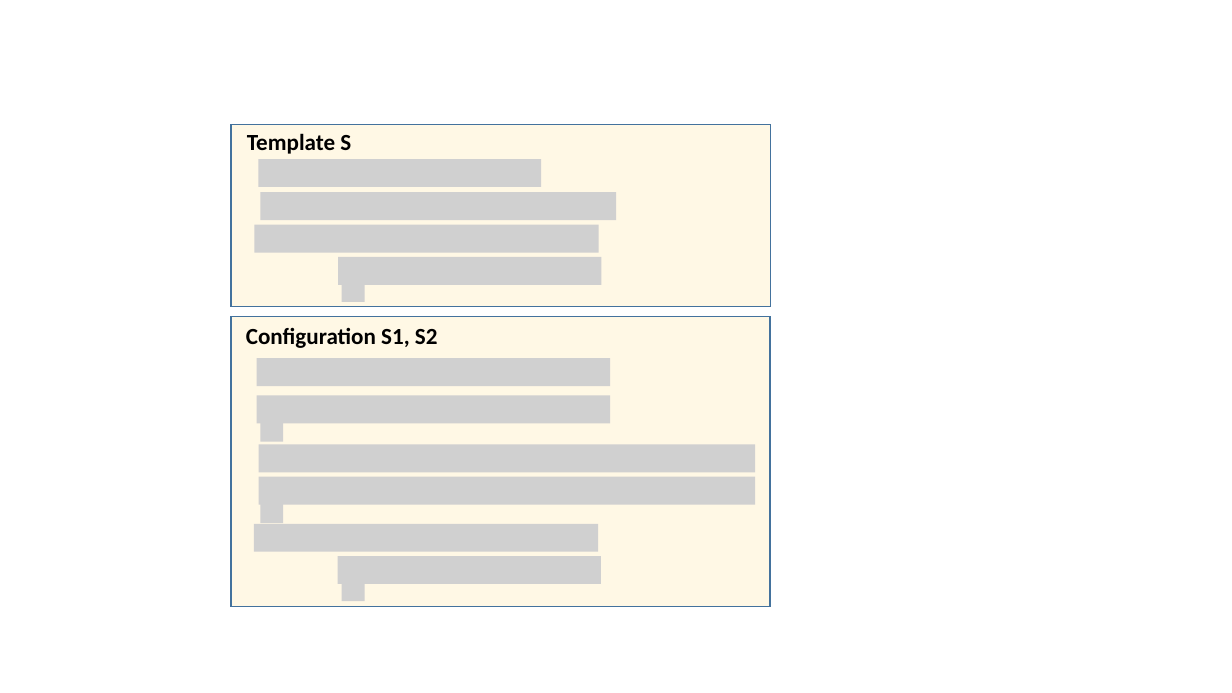
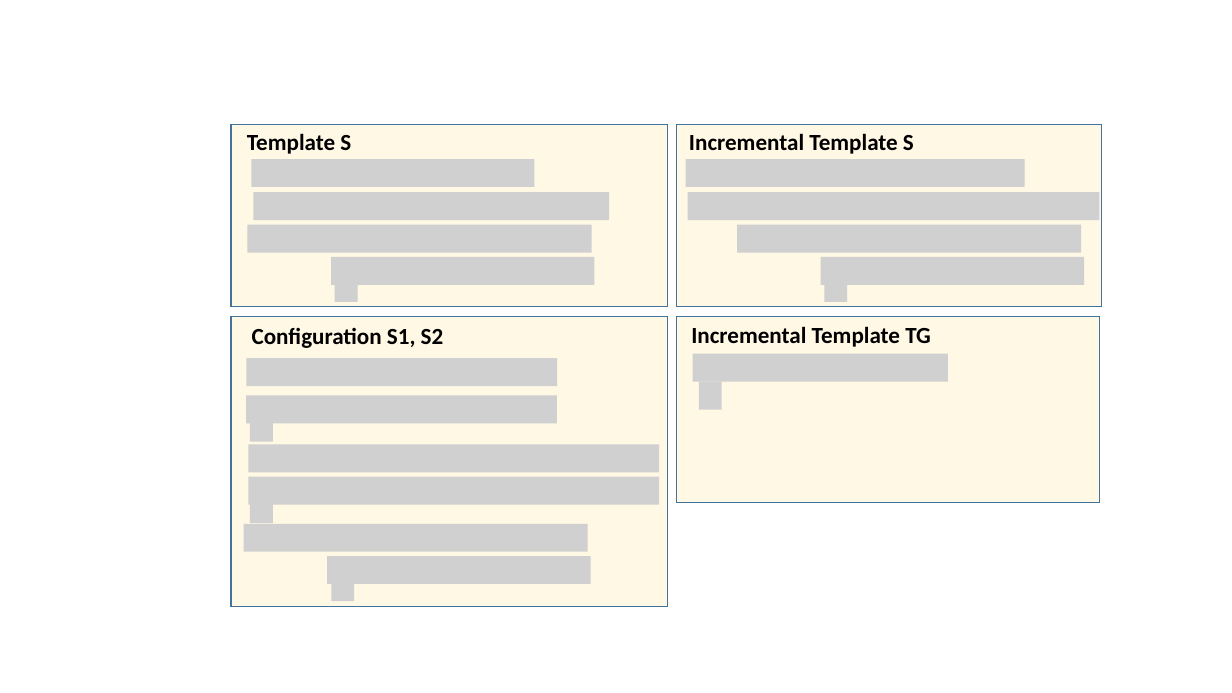
Before and after one commit to rabeckett/propane, a slide deck: slide 11 of paper/abstraction/figures/examples.pptx. Drawn at 1232x693 pixels with LibreOffice and Linux fonts; fonts in the diff are those of the drawing; grey boxes stand for pictures. Boxes give left, top, right and bottom in pixels: in the first picture for what was removed or moved away, otherwise in the second. Text is boxed around its words. In the diff, an @@ line names an element or a change of style, - is before the commit and + after.

Commit message:
update templates to include bth incremental and concrete versions

```diff
--- a/paper/abstraction/figures/examples.pptx
+++ b/paper/abstraction/figures/examples.pptx
@@ rectangle: place and size @@
-rectangle at (231, 125, 771, 307)
+rectangle at (231, 125, 668, 307)
@@ text added at (689, 133, 914, 154), 18 pt, text #000000, bold @@
+Incremental Template S
@@ 3 pictures: place and size @@
-3 pictures at (254, 225, 602, 301)
+3 pictures at (248, 225, 594, 301)
@@ group added at (677, 125, 1102, 307): 5 pictures, 1 rectangle @@
@@ rectangle: place and size @@
-rectangle at (231, 317, 771, 606)
+rectangle at (231, 317, 668, 606)
@@ text "Configuration S1, S2": place and size @@
-text "Configuration S1, S2" at (246, 327, 438, 348)
+text "Configuration S1, S2" at (252, 328, 444, 348)
@@ rectangle added at (677, 317, 1100, 503), fill #FFF2CC at 51% opacity, outline #43739E 1 pt @@
@@ text added at (691, 326, 931, 347), 18 pt, text #000000, bold @@
+Incremental Template TG
@@ picture: place and size @@
-picture at (257, 359, 611, 386)
+picture at (247, 359, 557, 386)
@@ picture added at (693, 354, 948, 382) @@
@@ picture: place and size @@
-picture at (261, 495, 284, 523)
+picture at (699, 382, 722, 409)
@@ picture: place and size @@
-picture at (257, 396, 611, 423)
+picture at (246, 396, 556, 423)
@@ picture: place and size @@
-picture at (259, 445, 755, 472)
+picture at (249, 445, 660, 472)
@@ picture: place and size @@
-picture at (259, 477, 755, 505)
+picture at (249, 477, 660, 505)
@@ picture added at (250, 495, 274, 523) @@
@@ 6 pictures: place and size @@
-6 pictures at (254, 159, 616, 601)
+6 pictures at (244, 159, 609, 601)
```
Also in this commit, not shown: 2 other files.
